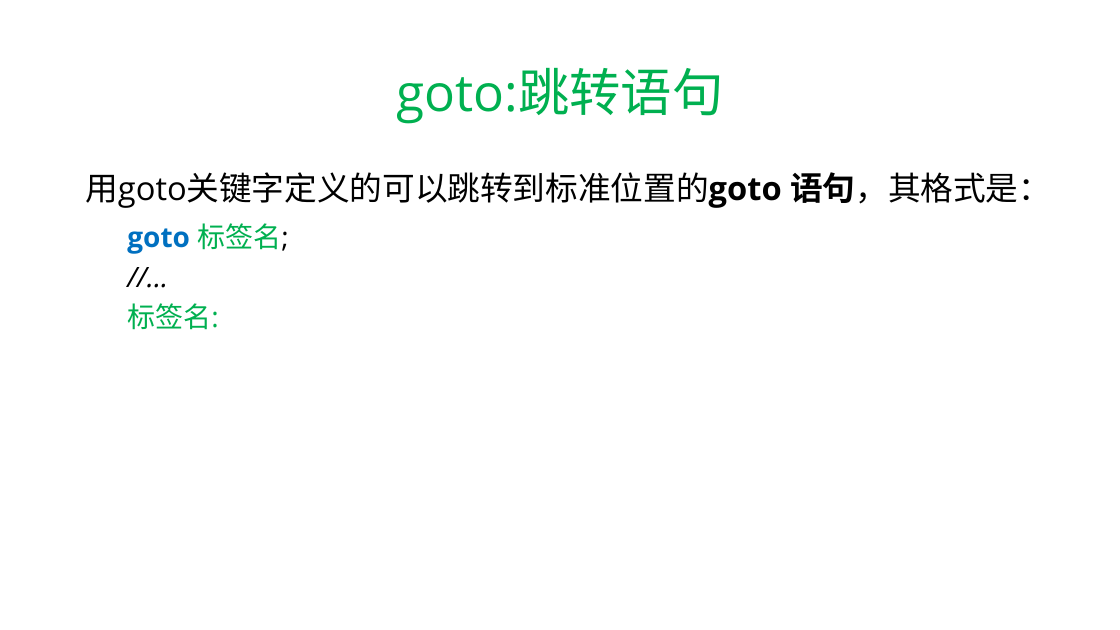
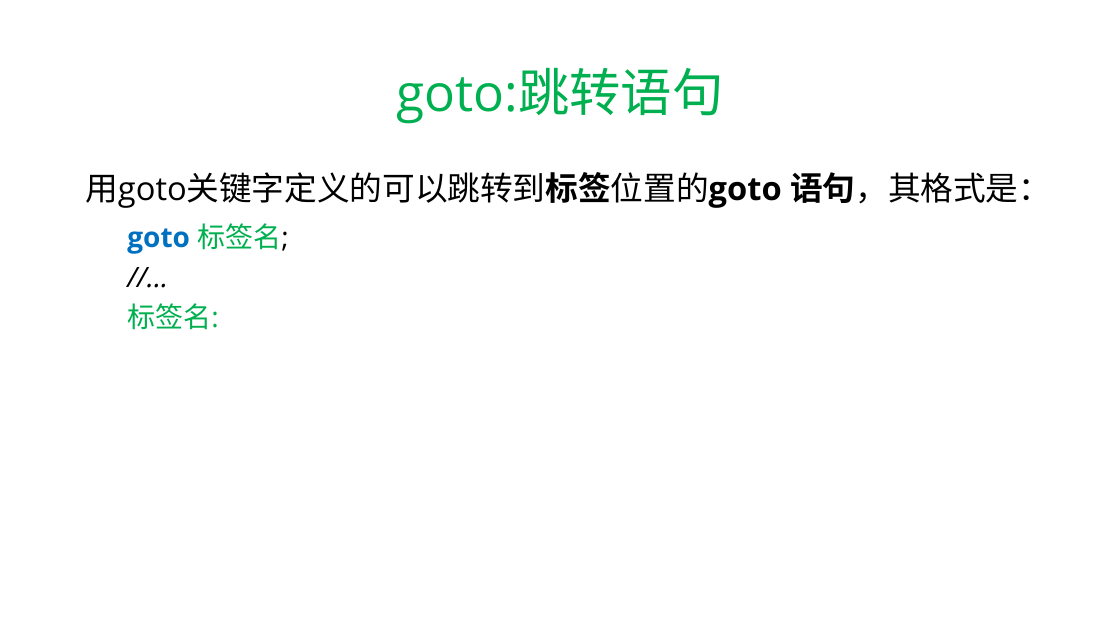
Before and after one commit to hwdong-net/cplusplus17, a slide deck: slide 40 of ppt/4. 语句.pptx. Drawn at 1120x630 pixels with LibreOffice and Linux fonts; fonts in the diff are those of the drawing. Boxes give left, top, right and bottom in pixels: in the first picture for what was removed or moved away, otherwise in the second. Text is boxed around its words. In the diff, an @@ line names an element or a change of style, - is before the commit and + after.

```diff
--- a/ppt/4. 语句.pptx
+++ b/ppt/4. 语句.pptx
@@ text at [85,172,1051,208]: text changed @@
-用goto关键字定义的可以跳转到标准位置的goto 语句，其格式是：
+用goto关键字定义的可以跳转到标签位置的goto 语句，其格式是：
```
Also in this commit, not shown: 15 other slides changed, 2 slides added, 6 slides removed, 2 other files.
